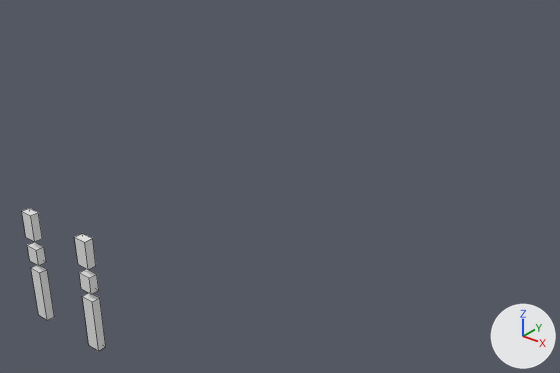
Before and after pictures for a commit that changed the FBX model Assets/Blender/Props/ouro-props.fbx.
Both versions are drawn from a 50 mm lens placed at (13.0, -9.2, 9.4), pointed at (-1.4, 8.8, -1.7). Arrows for +X, +Y and +Z are at lower right; the lights stay in place. The first picture is the older version. Mesh edges are drawn as thin lines.
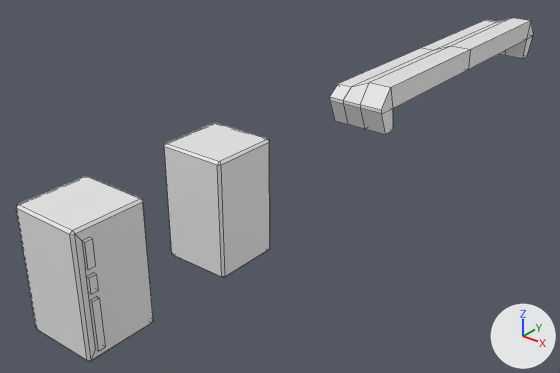
Commit message: ouro stuff

Where the change shows, as pixel boxes [x1, y1, x2, y2] in the pictures (560 x 373 px):
'OuroSmallPc', added
    after: [16, 176, 153, 362]
'OuroLargePc', added
    after: [164, 123, 270, 278]
'OuroDesk', added
    after: [330, 18, 533, 134]
'Cube', unchanged, covered by the edit
    before: [22, 208, 106, 351]
    after: [82, 237, 106, 351]

The change, as a list of edits to the scene's bpy script:
```text
Add mat_material:
    mat_material = principled_material('Material')
    mat_material.base_color = (0.8, 0.8, 0.8)  # white #e7e7e7
Add me_cube_006:
    me_cube_006.from_pydata(...)  # 24 vertices, 26 faces; spans x -1.0..1.0, y -1.0..1.0, z -1.68..1.68
    me_cube_006.materials.append(mat_material)  # white #e7e7e7
Add me_cube_007:
    me_cube_007.from_pydata(...)  # 72 vertices, 58 faces; spans x -1.0..1.0, y -1.0..1.0, z -1.68..1.68
    me_cube_007.materials.append(mat_material)  # white #e7e7e7
Add me_cube_005:
    me_cube_005.from_pydata(...)  # 56 vertices, 54 faces; spans x -1.0..1.0, y -6.06..6.06, z -0.05..1.51
    me_cube_005.materials.append(mat_material)  # white #e7e7e7
Add ob_ourolargepc:
    ob_ourolargepc = bpy.data.objects.new('OuroLargePc', me_cube_006)
    ob_ourolargepc.location = (0.0, 4.42, 0.0)
Add ob_ourosmallpc:
    ob_ourosmallpc = bpy.data.objects.new('OuroSmallPc', me_cube_007)
    ob_ourosmallpc.location = (0.0, 0.0, 0.0)
Add ob_ourodesk:
    ob_ourodesk = bpy.data.objects.new('OuroDesk', me_cube_005)
    ob_ourodesk.location = (0.0, 16.98, 0.0)
```
